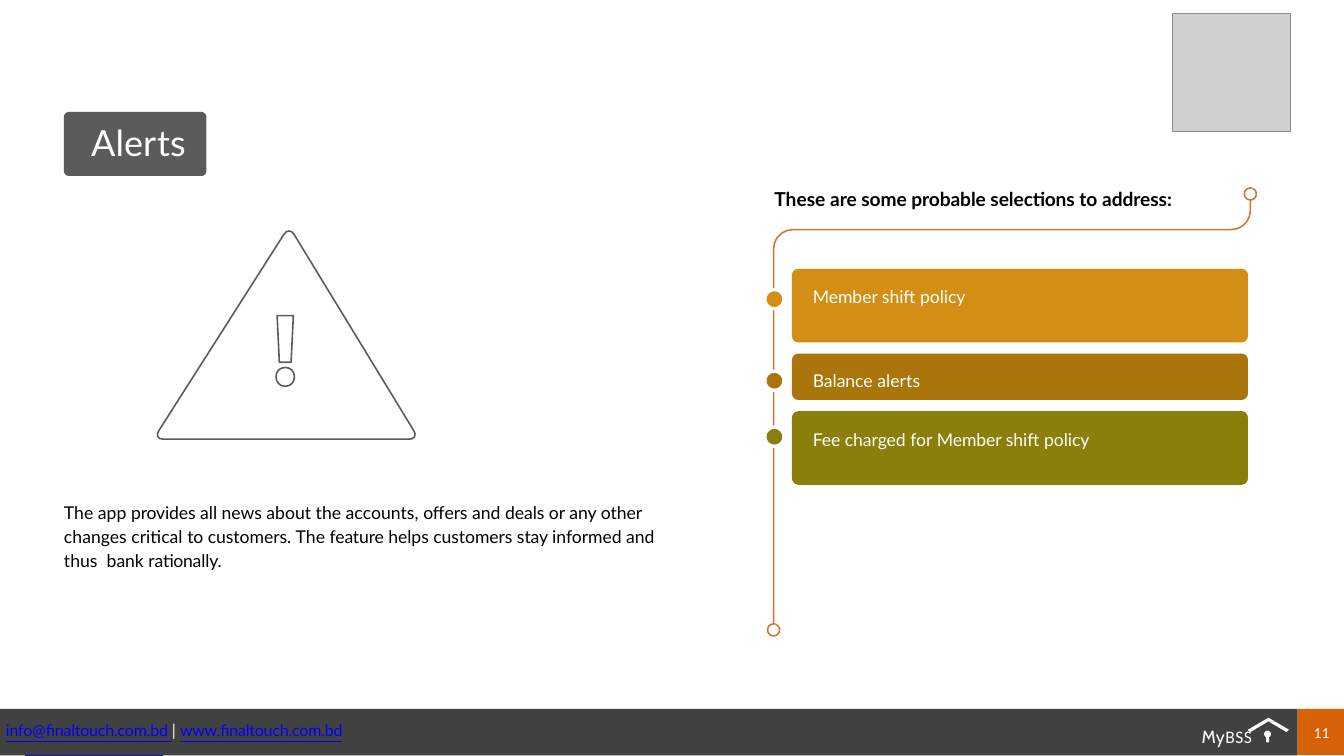
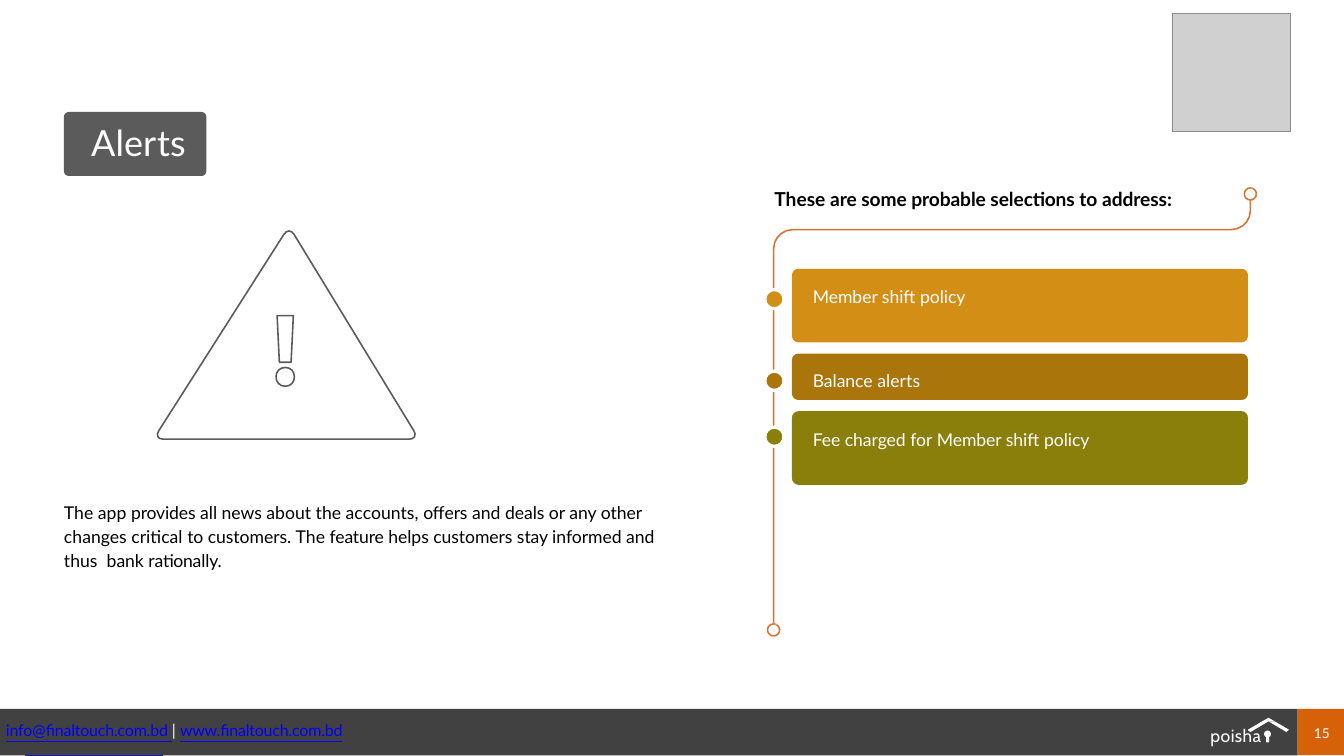
Before and after one commit to F4faysal/Bohumukhi-Somobai-somiti, a slide deck: slide 15 of APP.ppsx (slide 11 before the commit). Drawn at 1344x756 pixels with LibreOffice and Linux fonts; fonts in the diff are those of the drawing; grey boxes stand for pictures. Boxes give left, top, right and bottom in pixels: in the first picture for what was removed or moved away, otherwise in the second. Text is boxed around its words. In the diff, an @@ line names an element or a change of style, - is before the commit and + after.

```diff
--- a/APP.ppsx
+++ b/APP.ppsx
@@ text removed at box(1202, 729, 1252, 748) @@
-MyBSS
@@ text added at box(1210, 728, 1261, 747), 11 pt, text #FFFFFF @@
+poisha
@@ page number at box(1314, 728, 1330, 738): text changed @@
-11
+15
```
Also in this commit, not shown: 12 other slides changed, 5 slides added, 9 other files.
